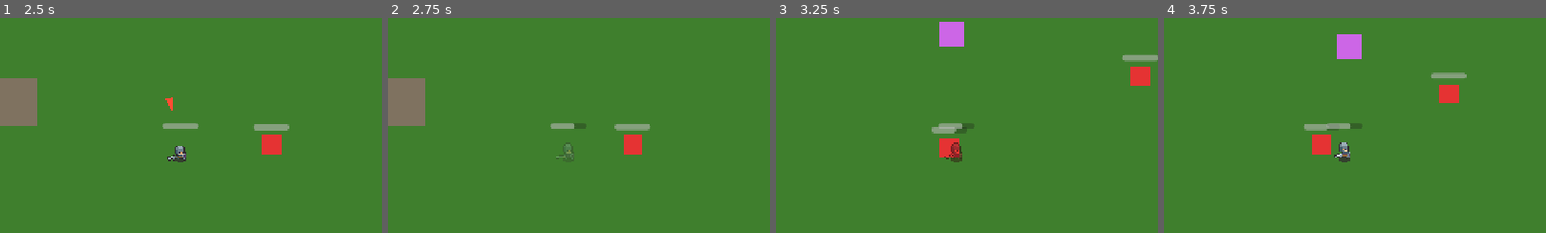
Above: before the commit, frames 1-4 (left to right).
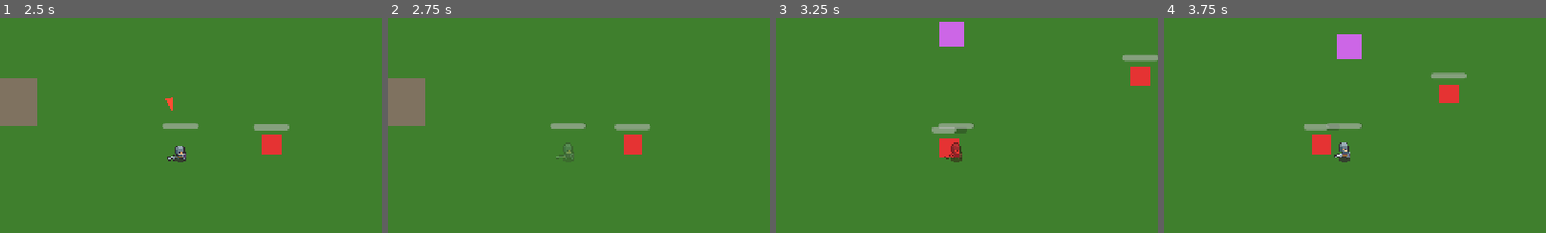
Above: after the commit, the same moments.

Repository: zwentty/v-2-jeu
Game: Godot game, scene res://scenes/menus/menu.tscn
The game is run twice, just before and just after one commit, with the same random seed, the same clock (stepped at 60 frames per second) and the same inputs.
Inputs (mouse positions are % of the whole screen's width and height, from its top left):
- Up to frame 1 (2.5 s): click "Démarrer" at 0.5 s; click "Pause" at 1.25 s; click "▶ Reprendre" at 2 s
- Up to frame 2 (2.75 s): no input
- Up to frame 3 (3.25 s): tap Enter at 2.75 s; move the mouse to (72, 45) at 2.77 s; hold D from 2.78 s (still down); tap E at 2.85 s; click (72, 45) at 2.92 s; tap Space at 3.02 s
- Up to frame 4 (3.75 s): move the mouse to (30, 55) at 3.52 s; release D at 3.53 s; hold S from 3.53 s (still down); tap E at 3.6 s
The pictures show only the part of the screen within x 26-76%, y 21-71%; the shares and areas given below are measured in that part.

Frame 1 is identical in both runs. In frame 2, less than 0.1% of the frame differs, in the area x 48-52%, y 48-52%; in frame 3, less than 0.1%; in frame 4, less than 0.1%.

Commit message:
ajout des cadavre à récup à la mort fonctionnel ! à modifier : comment on le recup

Diff:
--- a/scenes/enemy/enemy.gd
+++ b/scenes/enemy/enemy.gd
@@ -289,11 +289,13 @@
 
 	EnemyManager.unregister(self)  # Se désenregistrer du manager
 
-	# Faire apparaître un objet à ramasser
+	# Faire apparaître un objet à ramasser (même forme que l'ennemi mais en noir)
 	var item_scene: PackedScene = load("res://scenes/items/item.tscn")
 	var item: Node2D = item_scene.instantiate()
 	item.global_position = global_position
-	item.item_name = "Butin d'ennemi"
+	item.item_name = "Âme de Soldat"
+	item.item_color = Color.BLACK
+	item.item_polygon = PackedVector2Array([Vector2(-16, -16), Vector2(16, -16), Vector2(16, 16), Vector2(-16, 16)])
 	get_parent().add_child(item)
 
 	queue_free()  # Supprimer l'ennemi de la scène
--- a/scenes/enemy/ranged_enemy.gd
+++ b/scenes/enemy/ranged_enemy.gd
@@ -293,6 +293,15 @@
 	state = State.DEAD
 	EnemyManager.unregister(self)
 
+	# Faire apparaître un objet à ramasser (même forme que l'ennemi mais en noir)
+	var item_scene: PackedScene = load("res://scenes/items/item.tscn")
+	var item: Node2D = item_scene.instantiate()
+	item.global_position = global_position
+	item.item_name = "Âme de Slime"
+	item.item_color = Color.BLACK
+	item.item_polygon = PackedVector2Array([Vector2(-20, -20), Vector2(20, -20), Vector2(20, 20), Vector2(-20, 20)])
+	get_parent().add_child(item)
+
 	# Animation de mort (fade out simple)
 	var tween = create_tween()
 	tween.tween_property(visual, "modulate:a", 0.0, 0.3)
--- a/scenes/items/item.gd
+++ b/scenes/items/item.gd
@@ -4,22 +4,41 @@
 # =============================================================================
 extends Area2D
 
-# Nom de l'objet
 @export var item_name: String = "Objet"
+# Couleur et forme du visuel — surchargées à l'instanciation pour les drops ennemis
+@export var item_color: Color = Color(1, 0.8, 0, 1)
+@export var item_polygon: PackedVector2Array
 
-# Est-ce que le joueur est à proximité ?
 var player_nearby: bool = false
 
 func _ready() -> void:
-	# Ajouter au groupe "item" pour que le joueur puisse les détecter
 	add_to_group("item")
 
-	# Connecter les signaux de détection
 	body_entered.connect(_on_body_entered)
 	body_exited.connect(_on_body_exited)
 
-	# Afficher la touche de ramassage configurée
 	$Label.text = OS.get_keycode_string(Settings.key_pickup)
+
+	$Visual.color = item_color
+	if item_polygon.size() > 0:
+		$Visual.polygon = item_polygon
+
+	_spread_from_nearby_items()
+
+# Déplace l'item si un autre item est déjà trop proche
+func _spread_from_nearby_items() -> void:
+	const MIN_DIST := 24.0
+	for _attempt in range(8):
+		var overlapping := false
+		for other in get_tree().get_nodes_in_group("item"):
+			if other == self:
+				continue
+			if global_position.distance_to(other.global_position) < MIN_DIST:
+				overlapping = true
+				break
+		if not overlapping:
+			break
+		global_position += Vector2.from_angle(randf() * TAU) * MIN_DIST
 
 func _on_body_entered(body: Node2D) -> void:
 	if body.is_in_group("player"):
@@ -33,5 +52,5 @@
 
 # Fonction appelée par le joueur pour ramasser l'objet
 func pickup() -> String:
-	queue_free()  # Supprime l'objet de la scène
+	queue_free()
 	return item_name
--- a/scenes/player/player.gd
+++ b/scenes/player/player.gd
@@ -32,8 +32,8 @@
 # VARIABLES D'ÉTAT
 # -----------------------------------------------------------------------------
 
-var health: int = 3
-var max_health: int = 3
+var health: int = 25
+var max_health: int = 25
 var is_invincible: bool = false
 var invincible_timer: float = 0.0
 
